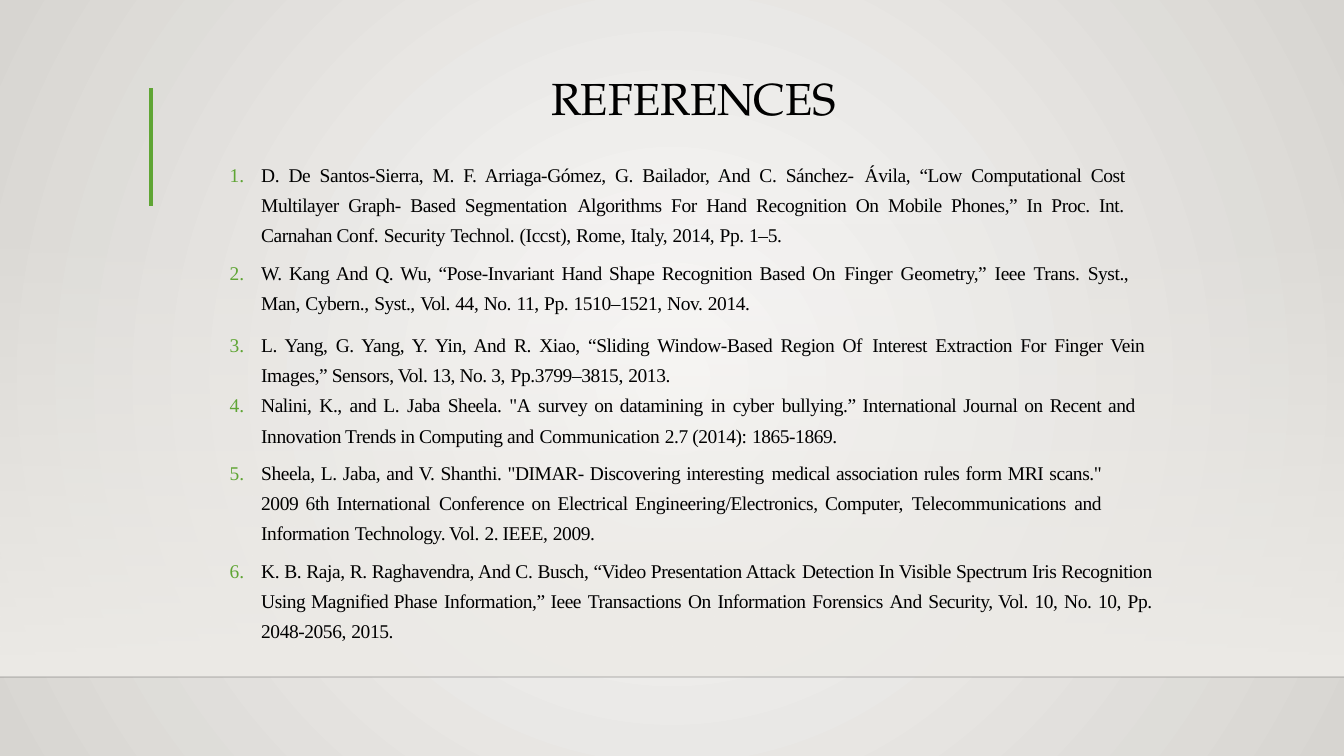
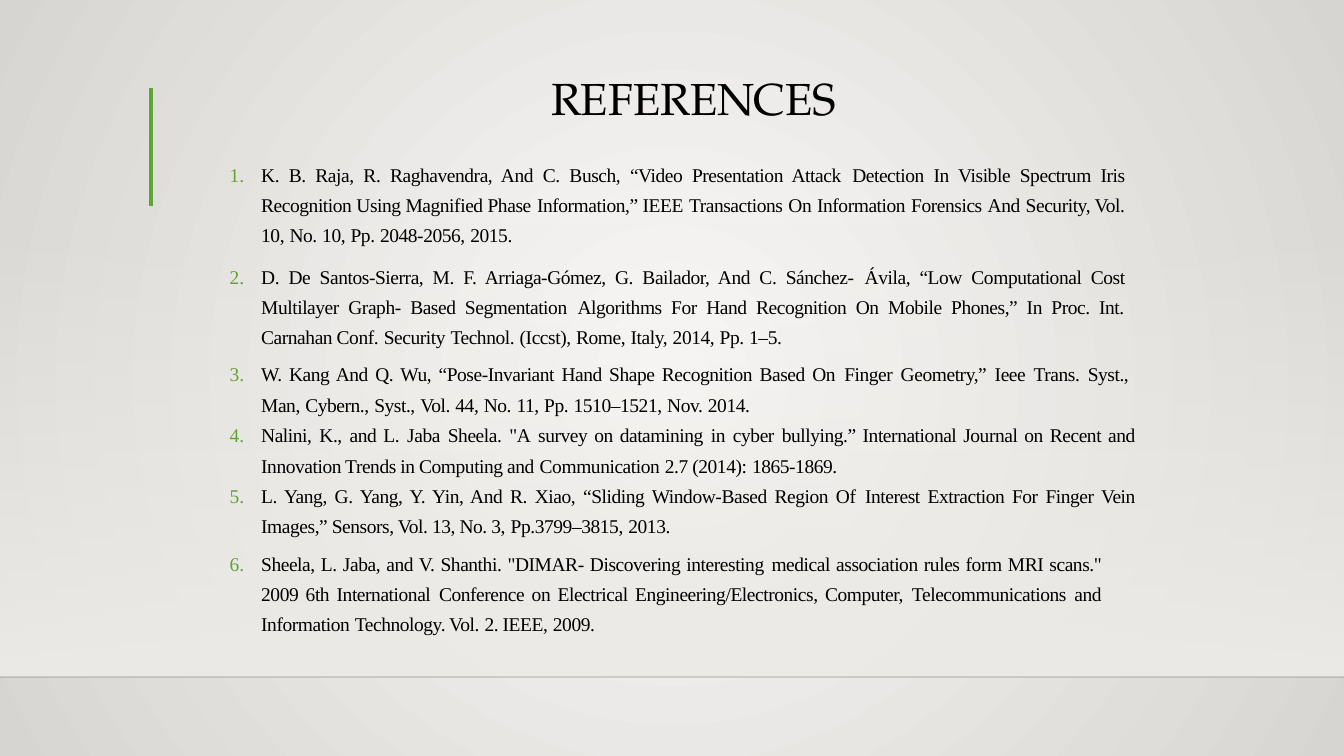
Before and after one commit to batch-B3/Biometric-Finger-Vein-Authentication-Using-Deep-Learning-Algorithm, a slide deck: slide 24 of Project Documents/Batch 3 PPT.pptx. Drawn at 1344x756 pixels with LibreOffice and Linux fonts; fonts in the diff are those of the drawing; background and template pictures are left out. Boxes give left, top, right and bottom in pixels: in the first picture for what was removed or moved away, otherwise in the second. Text is boxed around its words. In the diff, an @@ line names an element or a change of style, - is before the commit and + after.

```diff
--- a/Project Documents/Batch 3 PPT.pptx
+++ b/Project Documents/Batch 3 PPT.pptx
@@ text at (261, 168, 1126, 246): paragraph added @@
+  1. K. B. Raja, R. Raghavendra, And C. Busch, “Video Presentation Attack Detection In Visible Spectrum Iris Recognition Using Magnified Phase Information,” IEEE Transactions On Information Forensics And Security, Vol. 10, No. 10, Pp. 2048-2056, 2015.
@@ text at (261, 398, 1135, 447): paragraph removed @@
-  4. Nalini, K., and L. Jaba Sheela. "A survey on datamining in cyber bullying.” International Journal on Recent and Innovation Trends in Computing and Communication 2.7 (2014): 1865-1869.
@@ text at (261, 428, 1135, 477): paragraph added @@
+  4. Nalini, K., and L. Jaba Sheela. "A survey on datamining in cyber bullying.” International Journal on Recent and Innovation Trends in Computing and Communication 2.7 (2014): 1865-1869.
@@ text at (261, 489, 1135, 537): less space between paragraphs @@
@@ text at (261, 564, 1153, 641): paragraph removed @@
-  6. K. B. Raja, R. Raghavendra, And C. Busch, “Video Presentation Attack Detection In Visible Spectrum Iris Recognition Using Magnified Phase Information,” Ieee Transactions On Information Forensics And Security, Vol. 10, No. 10, Pp. 2048-2056, 2015.
```
Also in this commit, not shown: 10 other slides changed, 1 slide added, 1 slide removed.
